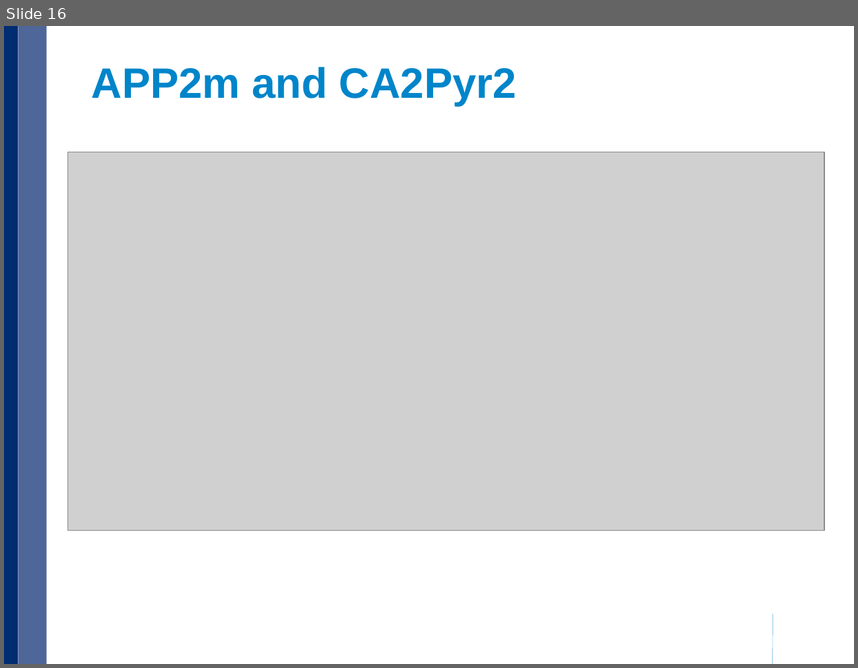
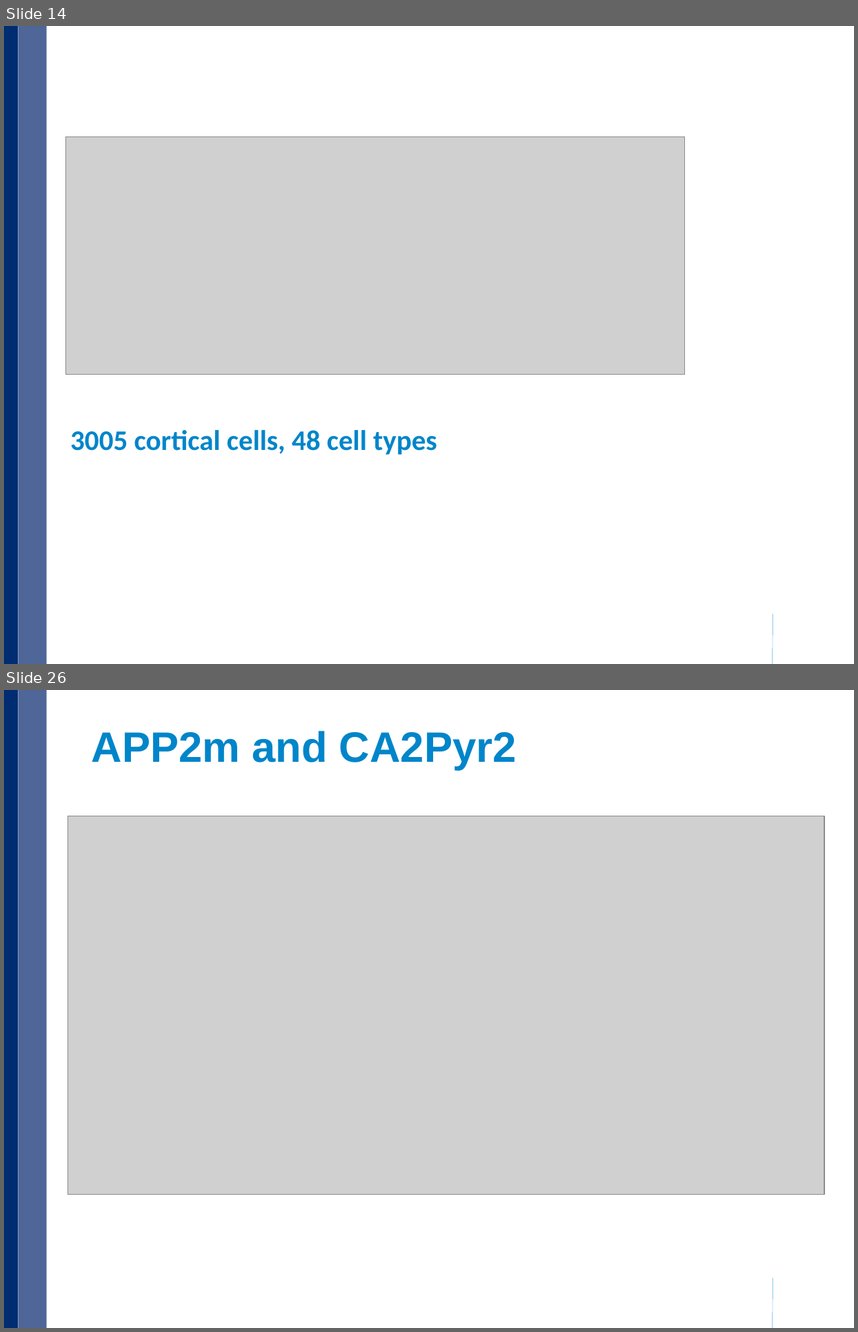
Before and after one commit to xulong82/pmca, a slide deck: pmca_current.pptx. Shown one above the other, each under a label of ours: slide 16 before the commit, slides 14 and 26 after it; the slides between them are not shown. The pictures are 858x668 and 858x1332 pixels, drawn with LibreOffice and Linux fonts; fonts in the diff are those of the drawing; grey boxes stand for pictures; background and template pictures are left out. Boxes give left, top, right and bottom in pixels: in the first picture for what was removed or moved away, otherwise in the second. Text is boxed around its words. In the diff, an @@ line names an element or a change of style, - is before the commit and + after.

```diff
--- a/pmca_current.pptx
+++ b/pmca_current.pptx
@@ slide 14 added at (x1=4, y1=26, x2=854, y2=664), background #FFFFFF; not listed: 3 template elements that a slide beside it also shows @@
@@ picture added at (x1=65, y1=136, x2=685, y2=374) @@
@@ title added at (x1=70, y1=430, x2=437, y2=454), 24 pt, text #0085CA, bold @@
+3005 cortical cells, 48 cell types
@@ what was slide 16 is now slide 26 @@
```
Also in this commit, not shown: 2 slides changed, 22 other slides added, 13 slides removed, 24 other files.
